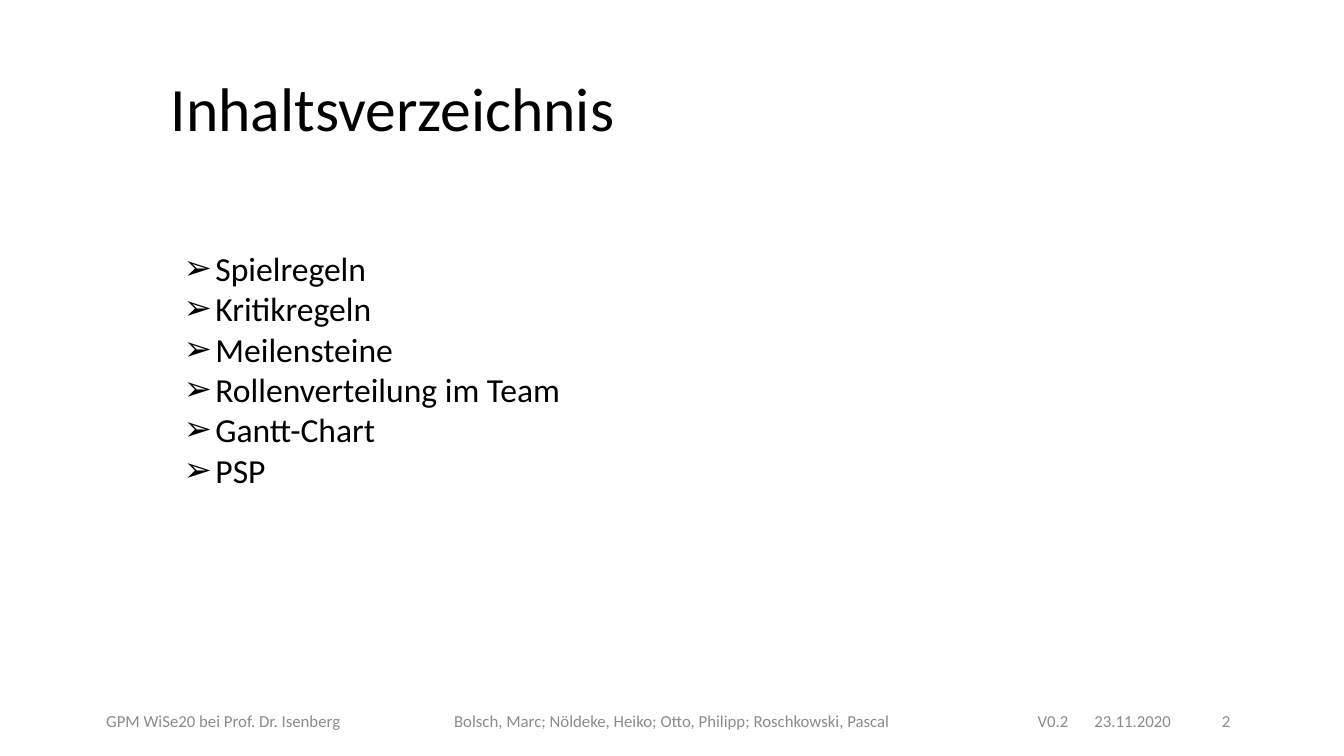
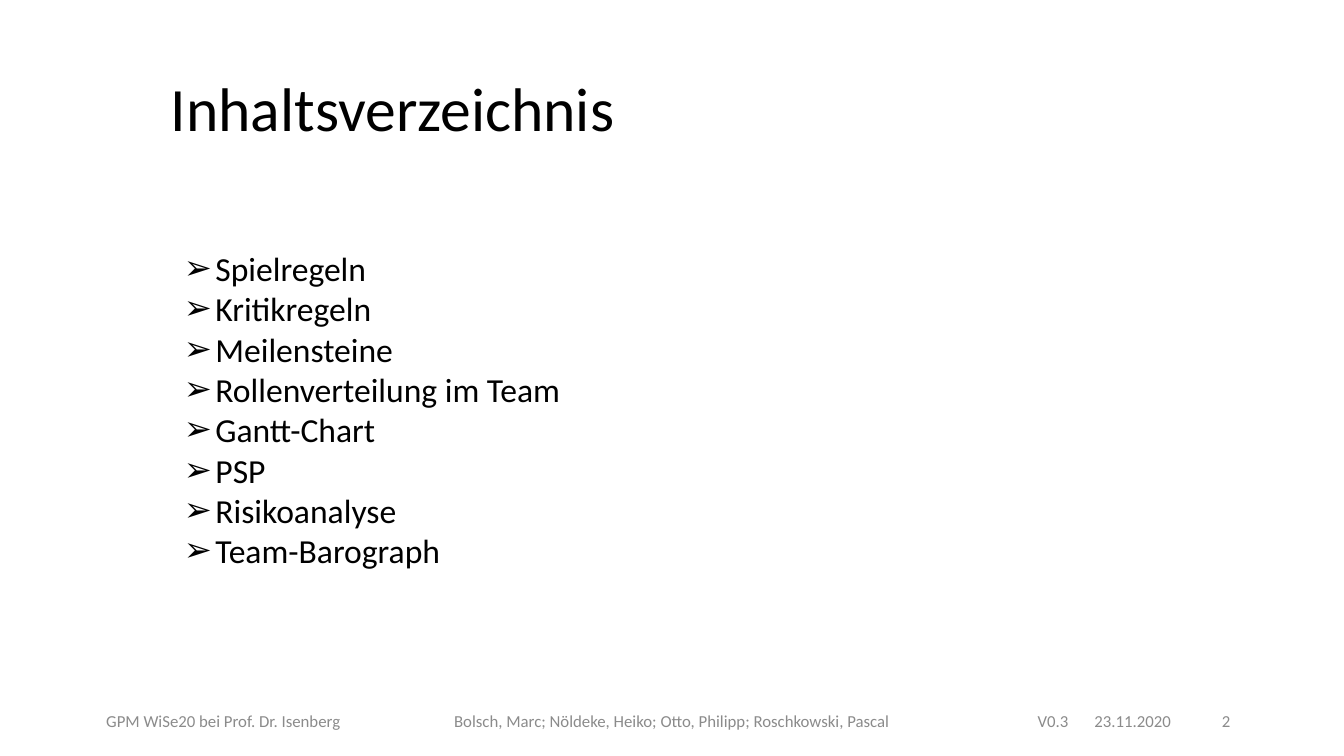
Before and after one commit to plastikpamaro/bachelorprojekt2020, a slide deck: slide 2 of 20-11-23_Statusbericht/20WiSe-GPM LightingSharks TND v0.1.pptx. Drawn at 1344x756 pixels with LibreOffice and Linux fonts; fonts in the diff are those of the drawing; background and template pictures are left out. Boxes give left, top, right and bottom in pixels: in the first picture for what was removed or moved away, otherwise in the second. Text is boxed around its words. In the diff, an @@ line names an element or a change of style, - is before the commit and + after.

```diff
--- a/20-11-23_Statusbericht/20WiSe-GPM LightingSharks TND v0.1.pptx
+++ b/20-11-23_Statusbericht/20WiSe-GPM LightingSharks TND v0.1.pptx
@@ text at bbox=[215, 499, 440, 569]: paragraphs added @@
+➢ Risikoanalyse
+➢ Team-Barograph
@@ text at bbox=[1038, 716, 1069, 727]: text changed @@
-V0.2
+V0.3
```
Also in this commit, not shown: 8 other slides changed, 1 slide added, 1 other file.
